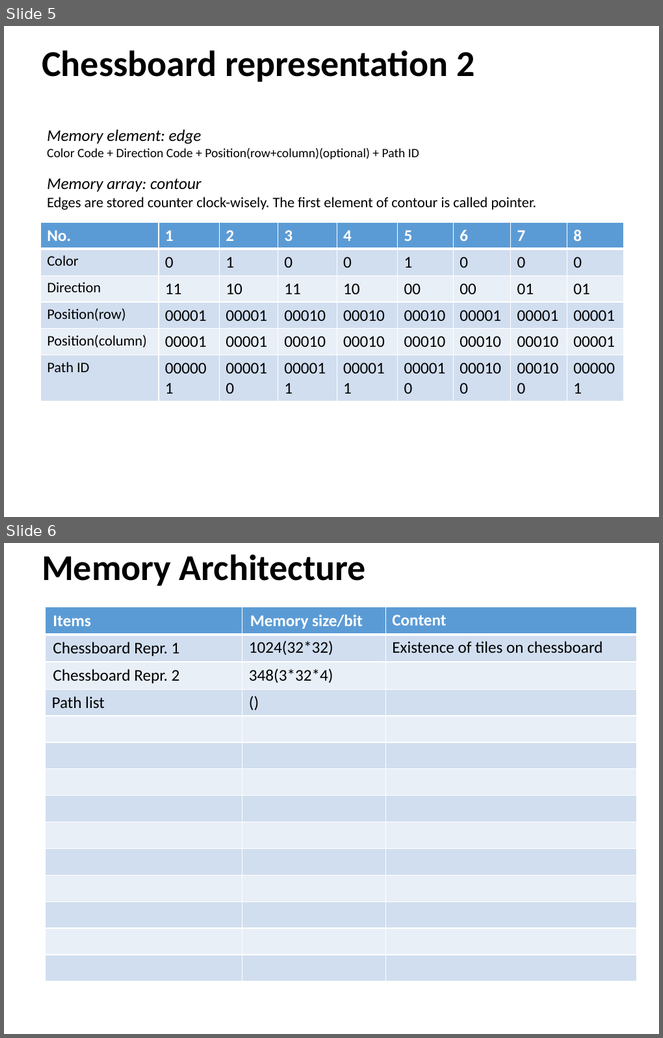
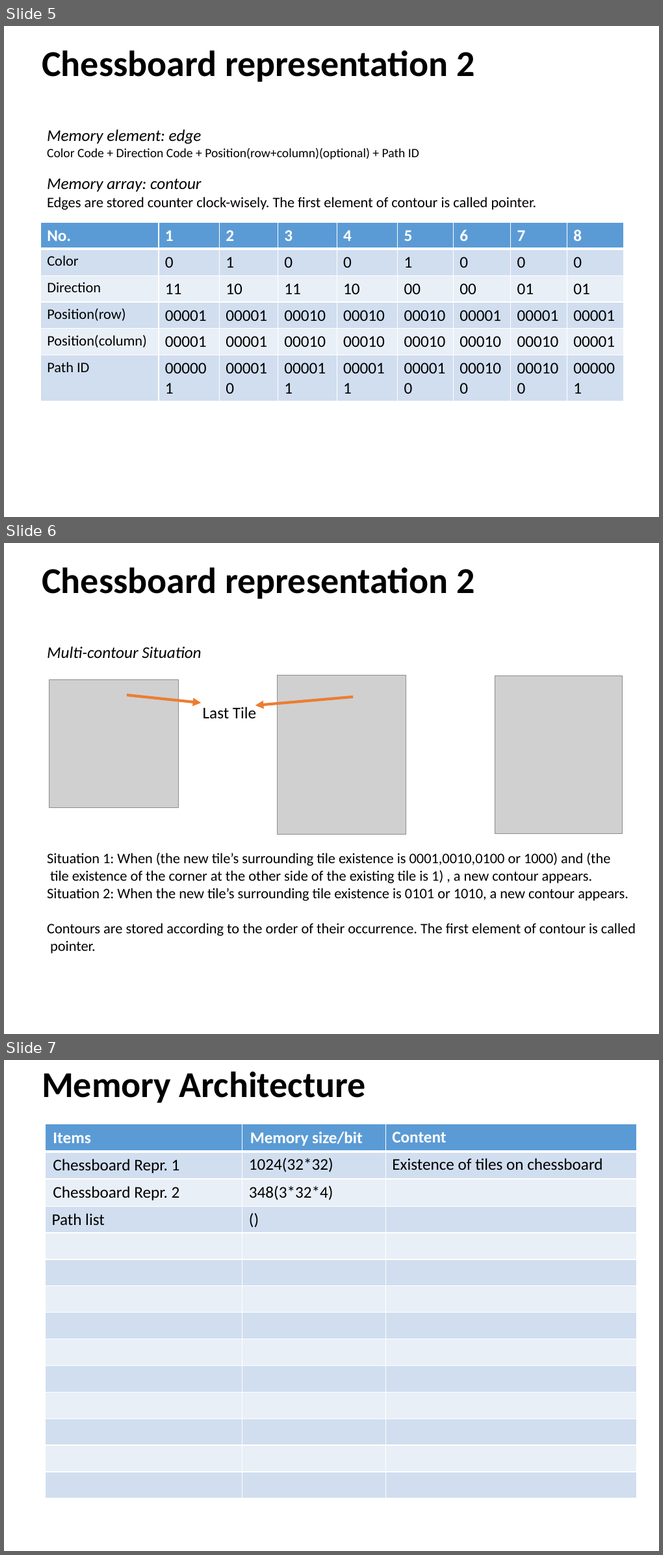
Before and after one commit to zjbthomas/Trax, a slide deck: Chessboard_representation.pptx. Shown one above the other, each under a label of ours: slides 5 and 6 before the commit, slides 5, 6 and 7 after it. The pictures are 663x1038 and 663x1555 pixels, drawn with LibreOffice and Linux fonts; fonts in the diff are those of the drawing; grey boxes stand for pictures. Boxes give left, top, right and bottom in pixels: in the first picture for what was removed or moved away, otherwise in the second. Text is boxed around its words. In the diff, an @@ line names an element or a change of style, - is before the commit and + after.

Commit message:
Add situations for multi-contour

```diff
--- a/Chessboard_representation.pptx
+++ b/Chessboard_representation.pptx
@@ slide 6 added at (x1=4, y1=543, x2=659, y2=1034), background #FFFFFF @@
@@ text added at (x1=42, y1=567, x2=475, y2=599), 40 pt, text #000000, bold @@
+Chessboard representation 2
@@ text added at (x1=47, y1=646, x2=636, y2=954), 16 pt, text #000000 @@
+Multi-contour Situation
+Situation 1: When (the new tile’s surrounding tile existence is 0001,0010,0100 or 1000) and (the
+tile existence of the corner at the other side of the existing tile is 1) , a new contour appears.
+Situation 2: When the new tile’s surrounding tile existence is 0101 or 1010, a new contour appears.
+Contours are stored according to the order of their occurrence. The first element of contour is called
+pointer.
@@ picture added at (x1=277, y1=676, x2=406, y2=835) @@
@@ picture added at (x1=495, y1=676, x2=623, y2=834) @@
@@ picture added at (x1=50, y1=679, x2=178, y2=808) @@
@@ arrow added from (126, 695) to (201, 703), #ED7D31 3 pt @@
@@ arrow added from (353, 697) to (256, 705), #ED7D31 3 pt @@
@@ text added at (x1=203, y1=705, x2=256, y2=719), 18 pt, text #000000 @@
+Last Tile
@@ what was slide 6 is now slide 7 @@
```
Also in this commit, not shown: 1 slide changed, 2 other slides added.
